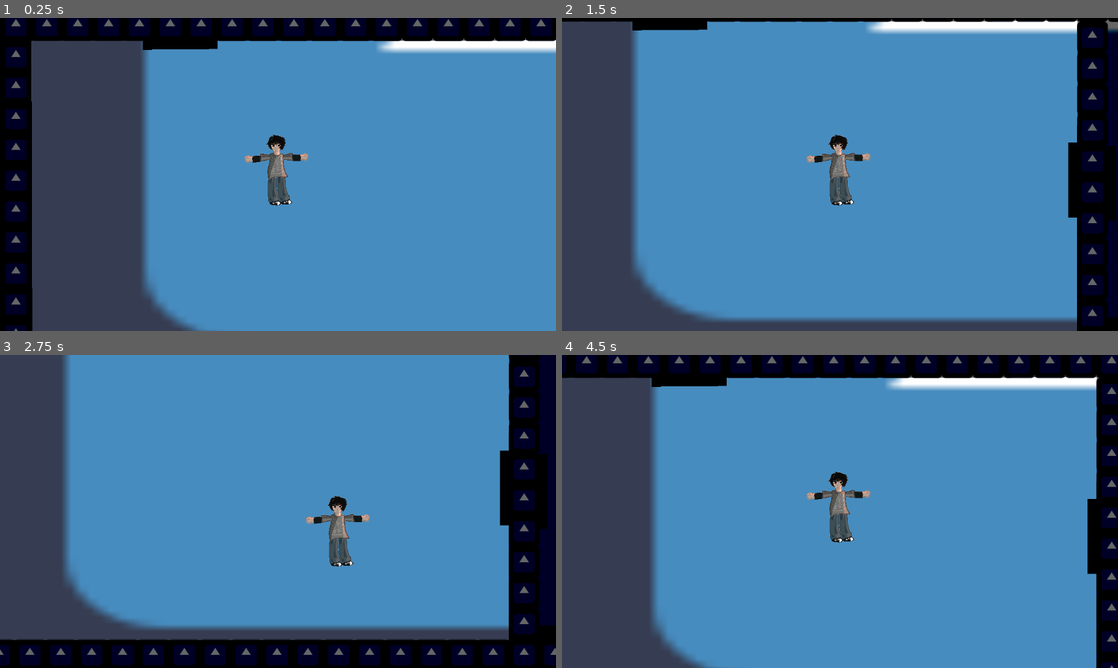
Above: before the commit, frames 1-4 (two rows, left to right).
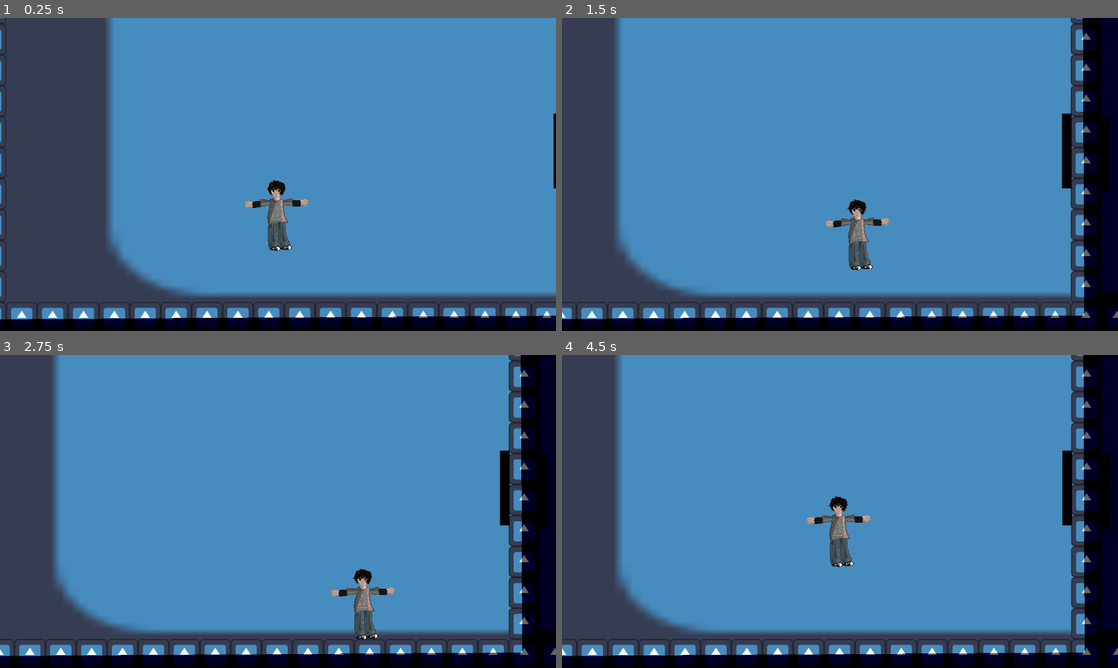
Above: after the commit, the same moments.

Repository: thorfinnking1/bully_revange
Game: Godot game, scene res://scenes/room_1.tscn
Two runs of this game, one before a commit and one after it. Both use one fixed random seed, a clock stepped at 60 frames per second and the inputs below. The engine's default icon, where the game draws it, is replaced by a stand-in: a white triangle on a blue panel in a dark square.
Inputs:
- Up to frame 1 (0.25 s): no input
- Up to frame 2 (1.5 s): tap Enter at 0.5 s; hold Right (ui_right) 0.53-1.28 s; hold Down (ui_down) from 1.28 s (still down)
- Up to frame 3 (2.75 s): release Down (ui_down) at 2.03 s; hold Right (ui_right) from 2.03 s (still down)
- Up to frame 4 (4.5 s): release Right (ui_right) at 2.78 s; hold Up (ui_up) 2.78-3.53 s; hold Left (ui_left) from 3.53 s (still down)

The runs differ from the first frame. In frame 1, 30% of the frame differs, in the area x 0-100%, y 0-100%; in frame 2, 22%; in frame 3, 13%; in frame 4, 30%.

Commit message:
bettershadows

Diff:
--- a/bully-ravange/scenes/room_1.tscn
+++ b/bully-ravange/scenes/room_1.tscn
@@ -18,13 +18,19 @@
 physics_layer_0/collision_mask = 7
 sources/0 = SubResource("TileSetAtlasSource_8oql1")
 
+[sub_resource type="OccluderPolygon2D" id="OccluderPolygon2D_0akh5"]
+polygon = PackedVector2Array(-50, -48, 2354, -60, 2360, 1336, -62, 1352)
+
 [sub_resource type="OccluderPolygon2D" id="OccluderPolygon2D_d0u7m"]
-polygon = PackedVector2Array(0, -136, 898.049, -133.075, 900, -1148, 2040, -1150, 2052, -512, 1924, -516, 1918, -1024, 1022, -1020, 1023.98, -132.665, 2565.7, -127.643, 2568, -1530, 2682, -1570, 2678.44, -127.276, 3070, -126, 3066, -4, 0.349548, -1.24799, 3.68277, 1283.72, 2303.13, 1283.85, 2306, -32, 2428, -34, 2435.13, 1283.86, 3323.38, 1283.91, 3332, 390, 3714, 386, 3710, 512, 3462, 508, 3459.94, 1283.92, 4224.94, 1283.96, 4228.72, 519.744, 4092, 510, 4100, 390, 4229.38, 386.322, 4233.78, -504.011, 3332, -518, 3332, -1016, 3464, -1022, 3444, -650, 4234.51, -652.077, 4232.51, -1537.23, 3463.15, -1536.61, 3450, -1422, 3338, -1412, 3337.44, -1536.5, 264, -1534, 250, -36, 150, -1664, 4358, -1666, 4402, 1428, 4, 1406, -128, 1406, -130, -128)
+polygon = PackedVector2Array(-38, -50, 2340, -36, 2358, 1434, 734, 1436, 746, 474, 1692, 474, 1706, 974, 1762, 978, 1764, 410, 676, 400, 670, 1430, -40, 1442)
+
+[sub_resource type="OccluderPolygon2D" id="OccluderPolygon2D_irjyx"]
+polygon = PackedVector2Array(-38, -82, 596, -74, 602, -134, 210, -140, 210, -1628, 936, -1628, 926, -1492, 990, -1488, 998, -1626, 1834, -1608, 1826, -646, 986, -644, 978, -1032, 936, -1026, 932, -596, 1824, -598, 1820, 382, 1702, 394, 1702, 436, 1818, 434, 1812, 1300, 984, 1292, 992, 440, 1246, 436, 1252, 386, 944, 394, 940, 1296, -60, 1298)
 
 [node name="room_1" type="Node2D"]
 
 [node name="Icon" type="Sprite2D" parent="."]
-position = Vector2(1128.5, -9)
+position = Vector2(1107, 0)
 scale = Vector2(20.3047, 14.2188)
 texture = ExtResource("1_vu5en")
 
@@ -33,11 +39,19 @@
 tile_map_data = PackedByteArray("AAD/////AAAAAAAAAAD//wAAAAAAAAAAAAD//wEAAAAAAAAAAAD//wIAAAAAAAAAAAD//wMAAAAAAAAAAAD//w …(3088 unchanged characters)…
 tile_set = SubResource("TileSet_yutty")
 
-[node name="LightOccluder2D" type="LightOccluder2D" parent="TileMapLayer"]
+[node name="LightOccluder2D2" type="LightOccluder2D" parent="TileMapLayer"]
+occluder = SubResource("OccluderPolygon2D_0akh5")
+
+[node name="LightOccluder2D4" type="LightOccluder2D" parent="TileMapLayer"]
+position = Vector2(252, -1526)
 occluder = SubResource("OccluderPolygon2D_d0u7m")
 
+[node name="LightOccluder2D3" type="LightOccluder2D" parent="TileMapLayer"]
+position = Vector2(2434, 42)
+occluder = SubResource("OccluderPolygon2D_irjyx")
+
 [node name="CharacterBody2D" parent="." instance=ExtResource("2_8oql1")]
-position = Vector2(511, 276)
+position = Vector2(563, 470)
 
 [node name="firsst" type="Camera2D" parent="CharacterBody2D"]
 limit_left = -100
Not shown: 1 places in bully-ravange/scenes/room_1.tscn that only renumber resources
